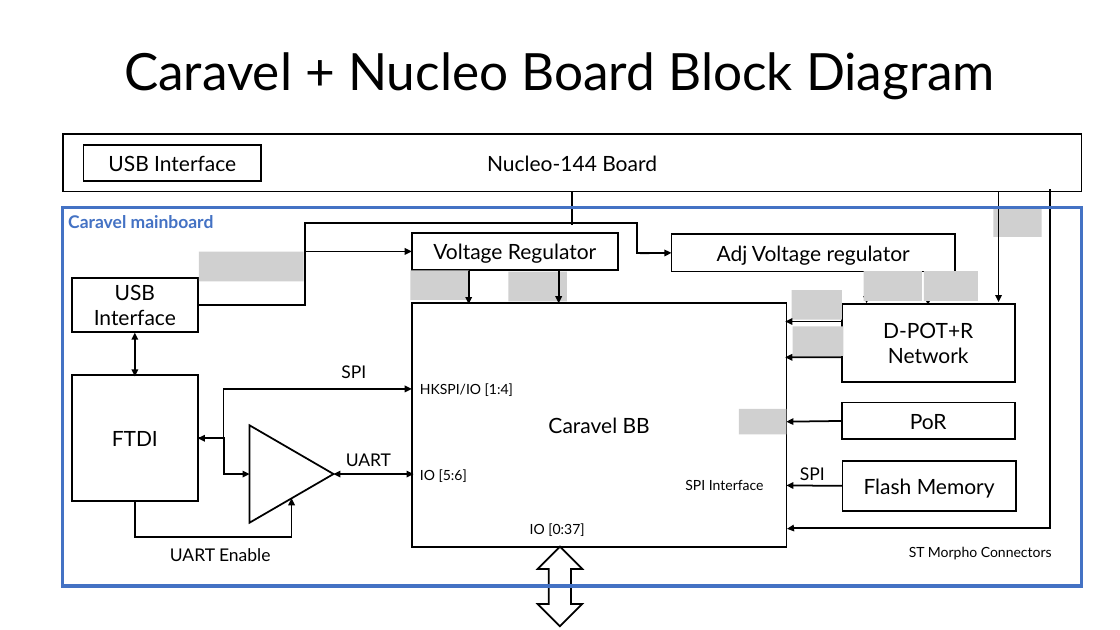
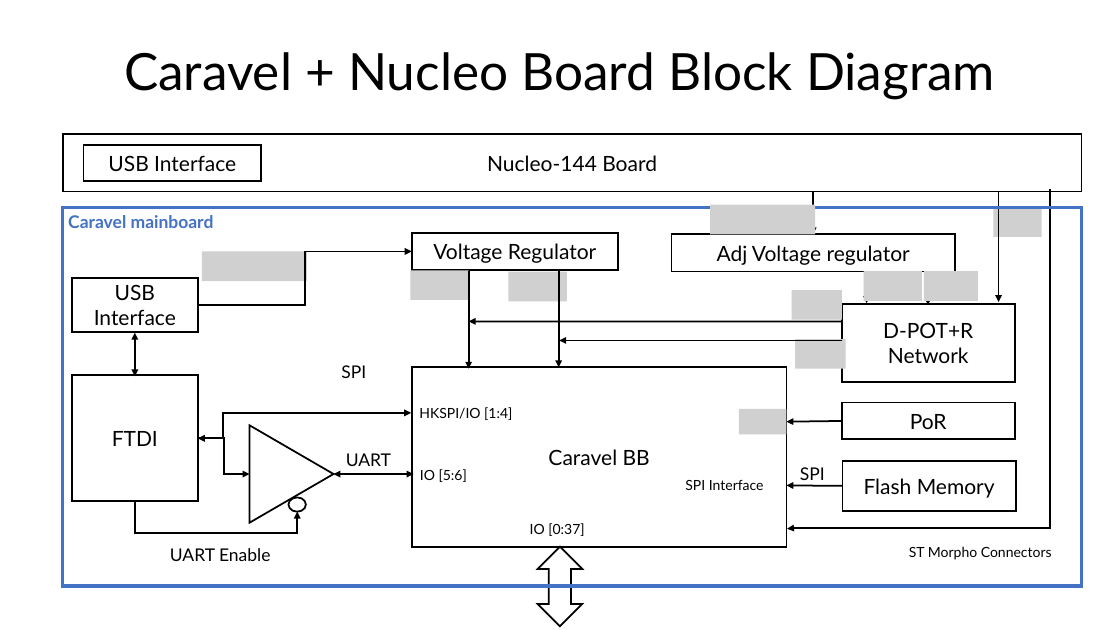
Before and after one commit to efabless/caravel_board, a slide deck: slide 11 of hardware/caravel_Nucleo/docs/Caravel+Nucleo Board.pptx (slide 6 before the commit). Drawn at 1120x630 pixels with LibreOffice and Linux fonts; fonts in the diff are those of the drawing; grey boxes stand for pictures. Boxes give left, top, right and bottom in pixels: in the first picture for what was removed or moved away, otherwise in the second. Text is boxed around its words. In the diff, an @@ line names an element or a change of style, - is before the commit and + after.

Commit message:
update caravel board Nucleo-144 hat

```diff
--- a/hardware/caravel_Nucleo/docs/Caravel+Nucleo Board.pptx
+++ b/hardware/caravel_Nucleo/docs/Caravel+Nucleo Board.pptx
@@ line removed from (572, 192) to (572, 225) @@
@@ picture added at (711, 205, 816, 234) @@
@@ arrow moved from (640, 253) - (671, 253) to (813, 192) - (813, 234) @@
@@ elbow line removed from (663, 253) to (304, 223) @@
@@ line removed from (305, 223) to (305, 257) @@
@@ arrow moved from (469, 271) - (469, 304) to (469, 271) - (469, 369) @@
@@ arrow moved from (559, 271) - (559, 303) to (559, 271) - (559, 367) @@
@@ arrow moved from (842, 322) - (786, 322) to (842, 322) - (469, 322) @@
@@ arrow moved from (842, 357) - (786, 357) to (842, 340) - (560, 340) @@
@@ picture: place and size @@
-picture at (793, 327, 844, 356)
+picture at (795, 339, 845, 369)
@@ rectangle "Caravel BB": place and size @@
-rectangle "Caravel BB" at (412, 303, 786, 547)
+rectangle "Caravel BB" at (412, 367, 786, 547)
@@ elbow double arrow moved from (198, 439) - (412, 389) to (198, 439) - (411, 413) @@
@@ text "HKSPI/IO [1:4]": place and size @@
-text "HKSPI/IO [1:4]" at (420, 383, 513, 396)
+text "HKSPI/IO [1:4]" at (419, 407, 512, 420)
@@ elbow arrow moved from (135, 502) - (292, 498) to (135, 502) - (297, 512) @@
@@ ellipse added at (288, 497, 306, 512), outline #000000 1.5 pt @@
```
Also in this commit, not shown: 4 other slides changed, 5 slides added, 2 slides removed, 10 other files.
